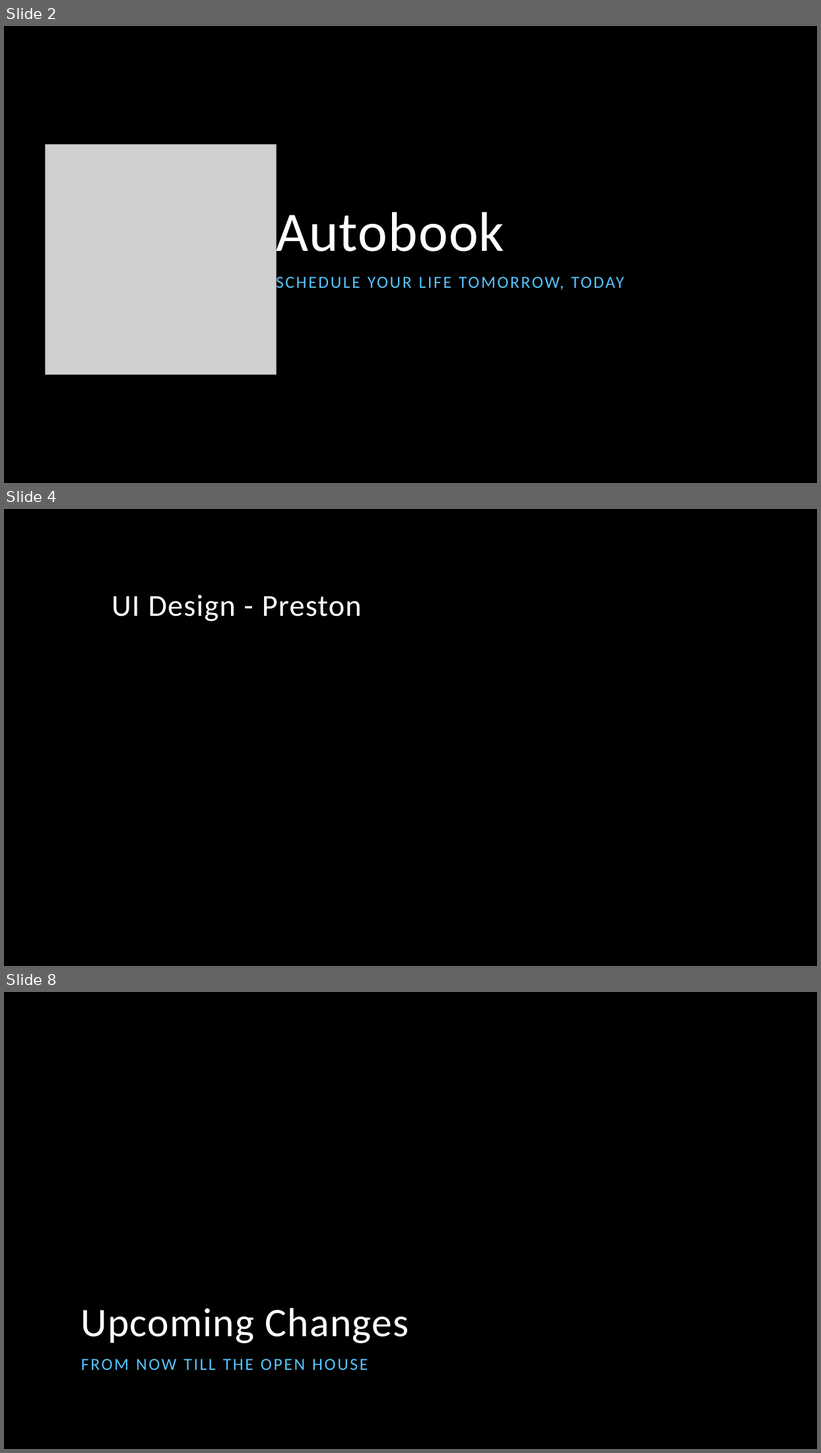
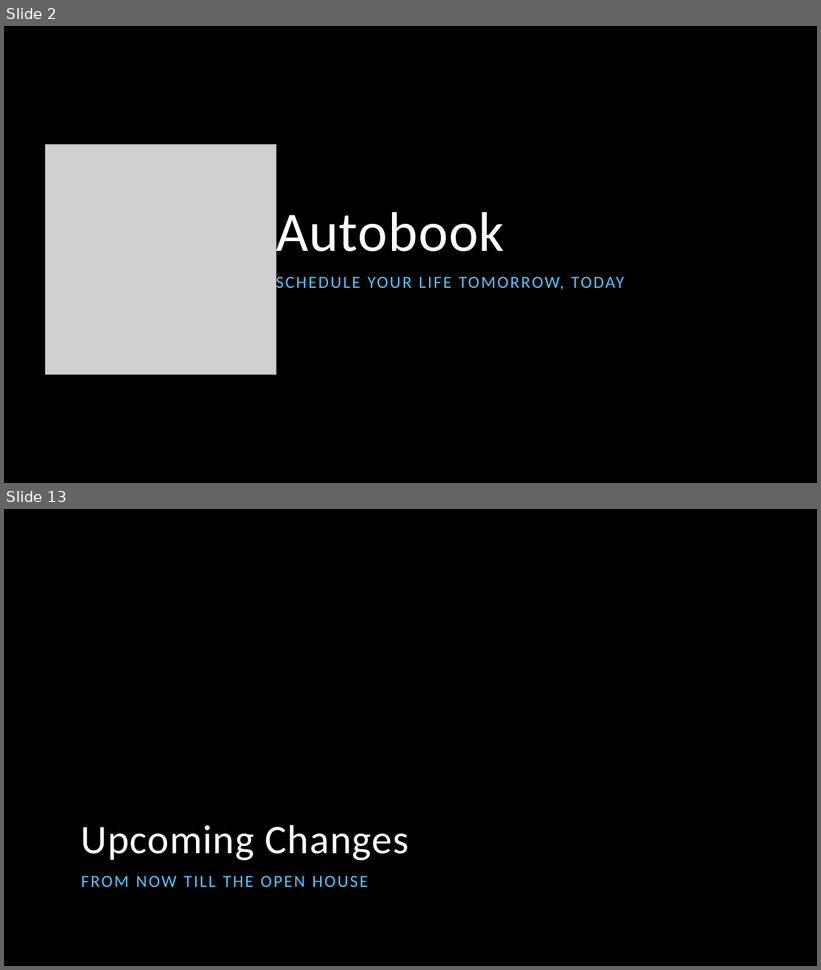
Before and after one commit to SebastianKarstensen/CIS454, a slide deck: Prototype Presentation/Autobook Prototype Presentation w NO VIDEOS.pptx. Shown one above the other, each under a label of ours: slides 2, 4 and 8 before the commit, slides 2 and 13 after it; the slides between them are not shown. The pictures are 821x1453 and 821x970 pixels, drawn with LibreOffice and Linux fonts; fonts in the diff are those of the drawing; grey boxes stand for pictures; background and template pictures are left out. Boxes give left, top, right and bottom in pixels: in the first picture for what was removed or moved away, otherwise in the second. Text is boxed around its words. In the diff, an @@ line names an element or a change of style, - is before the commit and + after.

```diff
--- a/Prototype Presentation/Autobook Prototype Presentation w NO VIDEOS.pptx
+++ b/Prototype Presentation/Autobook Prototype Presentation w NO VIDEOS.pptx
@@ slide 4 removed at (x1=4, y1=509, x2=817, y2=966), background picture (left out) @@
@@ title removed at (x1=112, y1=595, x2=362, y2=621) @@
-UI Design - Preston
@@ what was slide 8 is now slide 13 @@
```
Also in this commit, not shown: 6 slides changed, 8 slides added, 1 other slide removed, 18 other files.
